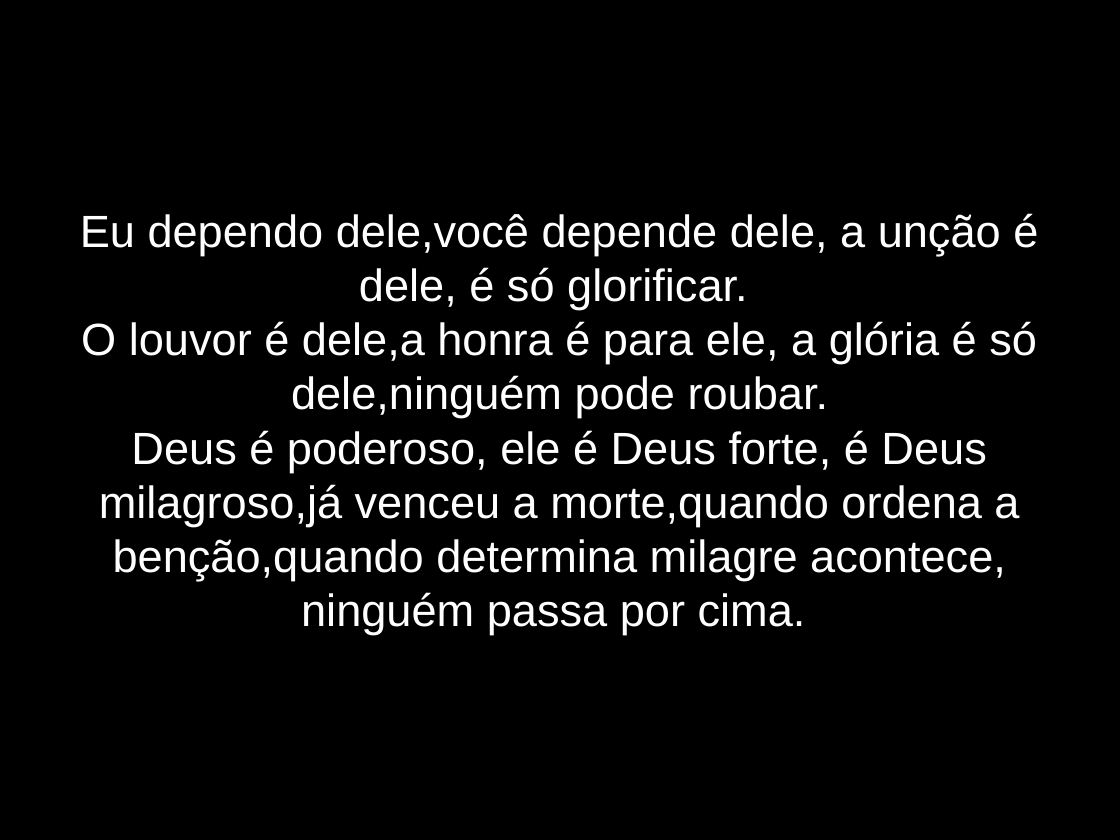
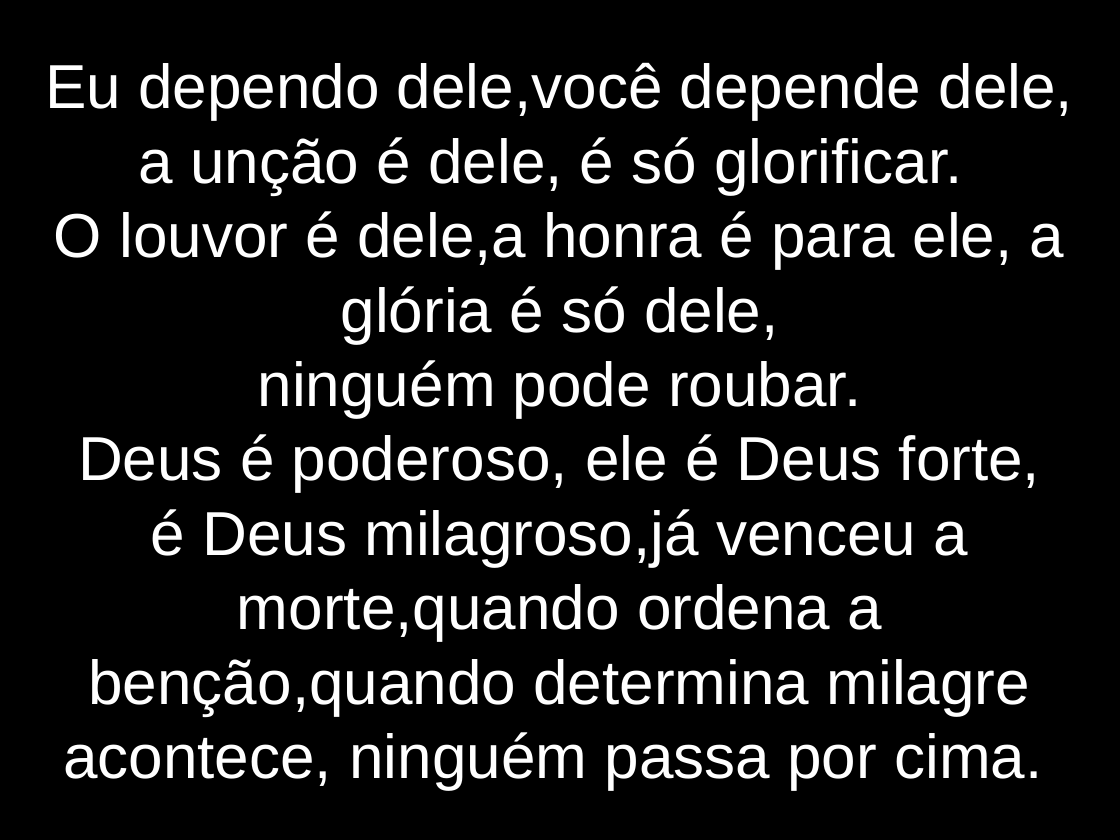
Before and after one commit to lazaroness/ChurchFiles, a slide deck: slide 5 of elshaday/LetrasApresentacao/DependemosDeDeus.odp. Drawn at 1120x840 pixels with LibreOffice and Linux fonts; fonts in the diff are those of the drawing. Boxes give left, top, right and bottom in pixels: in the first picture for what was removed or moved away, otherwise in the second. Text is boxed around its words. In the diff, an @@ line names an element or a change of style, - is before the commit and + after.

```diff
--- a/elshaday/LetrasApresentacao/DependemosDeDeus.odp
+++ b/elshaday/LetrasApresentacao/DependemosDeDeus.odp
@@ subtitle at (x1=45, y1=62, x2=1074, y2=194): size 32 to 44 pt in "Eu dependo dele,você depende dele, a unção ..." @@
@@ subtitle at (x1=54, y1=211, x2=1065, y2=790): text changed; size 32 to 44 pt @@
-O louvor é dele,a honra é para ele, a glória é só dele,ninguém pode roubar.
-Deus é poderoso, ele é Deus forte, é Deus milagroso,já venceu a morte,quando ordena a benção,quando determina milagre acontece, ninguém passa por cima.
+O louvor é dele,a honra é para ele, a glória é só dele,
+ninguém pode roubar.
+Deus é poderoso, ele é Deus forte,
+é Deus milagroso,já venceu a morte,quando ordena a benção,quando determina milagre acontece, ninguém passa por cima.
```
Also in this commit, not shown: 11 other slides changed, 3 slides removed.
